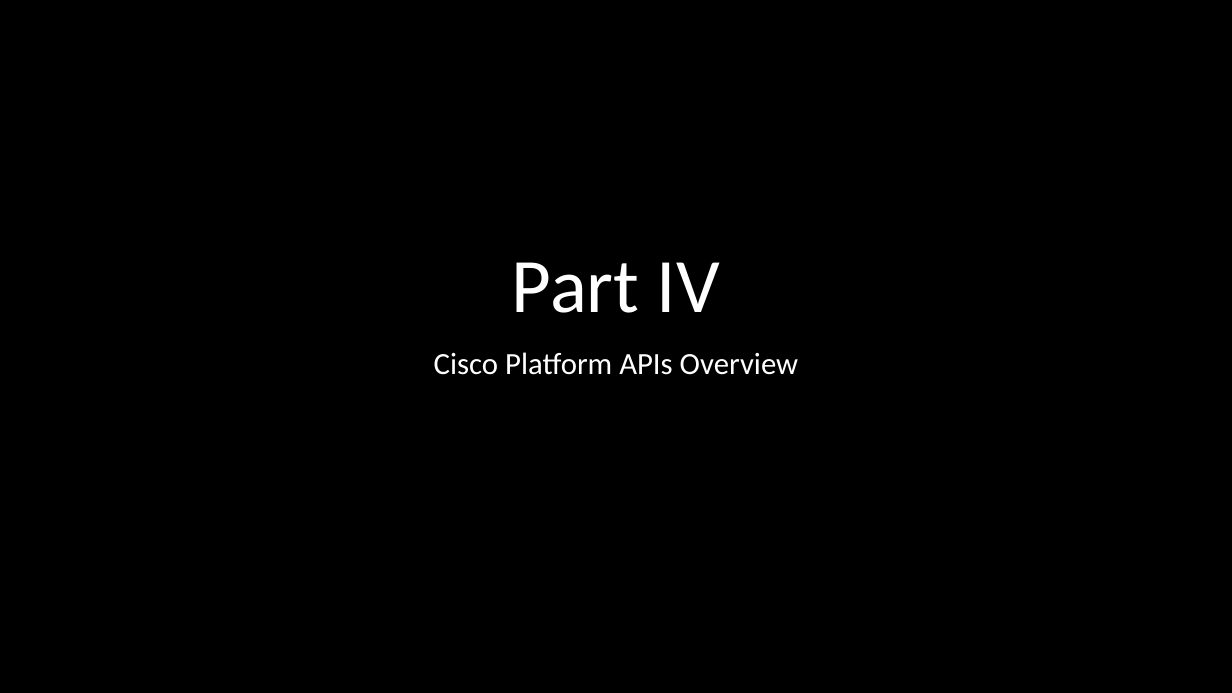
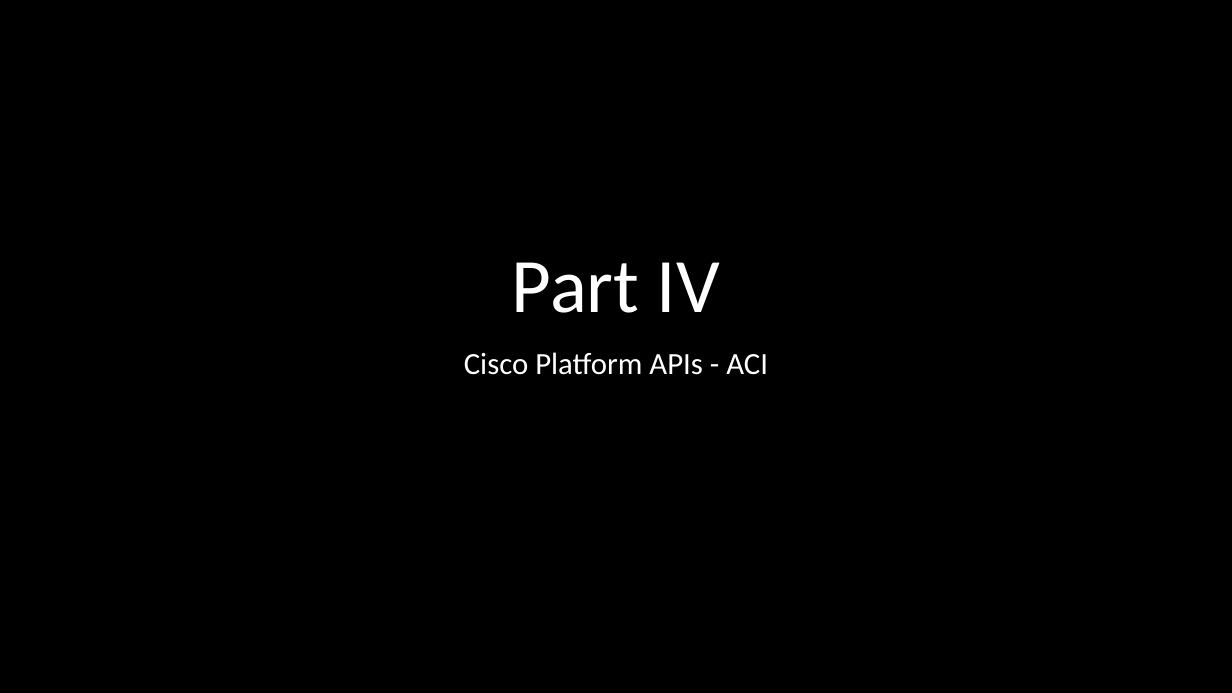
Before and after one commit to wwt/curl-requests-foundations, a slide deck: slide 41 of curl-requests-foundations.pptx. Drawn at 1232x693 pixels with LibreOffice and Linux fonts; fonts in the diff are those of the drawing. Boxes give left, top, right and bottom in pixels: in the first picture for what was removed or moved away, otherwise in the second. Text is boxed around its words. In the diff, an @@ line names an element or a change of style, - is before the commit and + after.

```diff
--- a/curl-requests-foundations.pptx
+++ b/curl-requests-foundations.pptx
@@ subtitle at [464, 352, 768, 375]: text changed @@
-Cisco Platform APIs Overview
+Cisco Platform APIs - ACI
```
Also in this commit, not shown: 11 other slides changed, 2 slides added, 4 slides removed.
